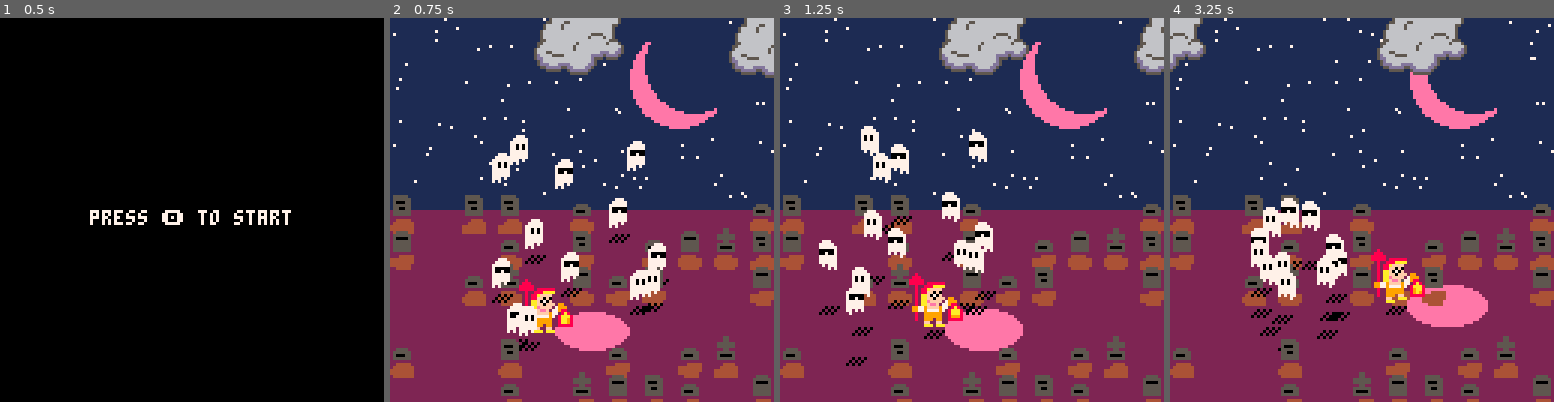
Above: before the commit, frames 1-4 (left to right).
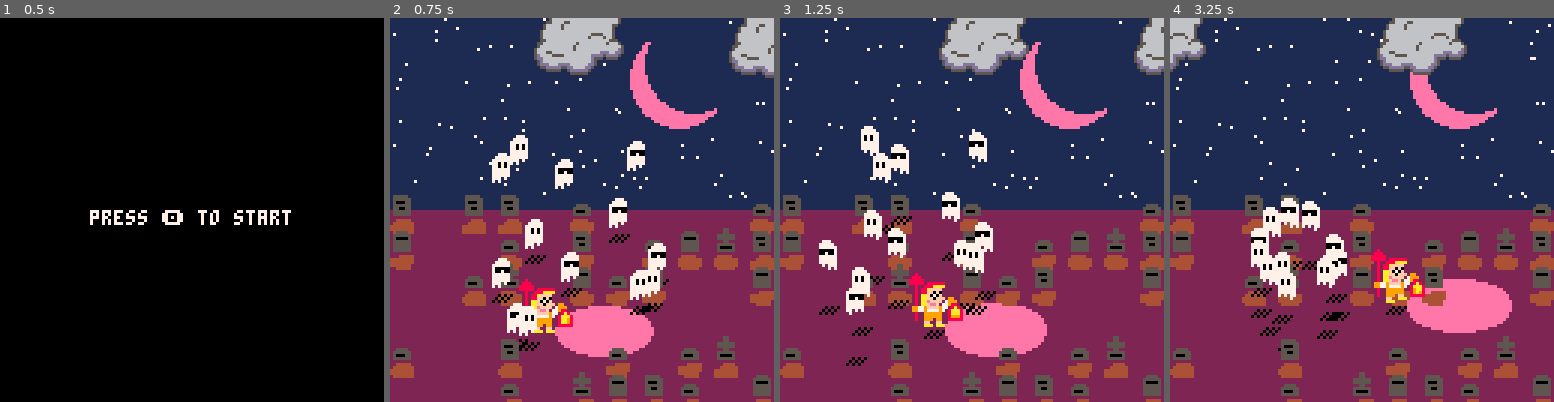
Above: after the commit, the same moments.

Repository: cmoles/ghost-hunter
Game: PICO-8 cartridge ghost_hunter.p8
Same seed, same stepped clock (60 frames per second), same inputs: the game is played once before the commit and once after it.
Inputs:
- Up to frame 1 (0.5 s): tap X (X key) at 0.33 s
- Up to frame 2 (0.75 s): tap O (Z key) at 0.7 s
- Up to frame 3 (1.25 s): tap X (X key) at 1.07 s
- Up to frame 4 (3.25 s): hold Right 1.6-2.1 s; tap O (Z key) every 0.4 s from 1.7 to 2.9 s; tap X (X key) at 1.85, 2.97 s; hold Up 2.15-2.42 s; hold Right 2.47-3.03 s; hold Left from 3.08 s (still down)

Frame 1 is identical in both runs. In frame 2, 1.0% of the frame differs, in the area x 43-69%, y 75-89%; in frame 3, 1.1%; in frame 4, 1.2%, in the area x 62-90%, y 67-83%.

Commit message:
tweak lantern light

Diff:
--- a/ghost_hunter.p8
+++ b/ghost_hunter.p8
@@ -573,10 +573,10 @@
 	function self:update_cmd_target()
 		local b=player.hold_light
 		local x=player.x
-		local y=player.y+big_size+player.ty/4
-		local r=big_size*3-player.ty
+		local y=player.y+big_size+player.ty/4-2*scalar
+		local r=big_size*4-player.ty
 		if player.turned then
-			x-=big_size*3+1-player.ty+b
+			x-=big_size*4-player.ty+b+scalar
 		else
 			x+=big_size+b
 		end
